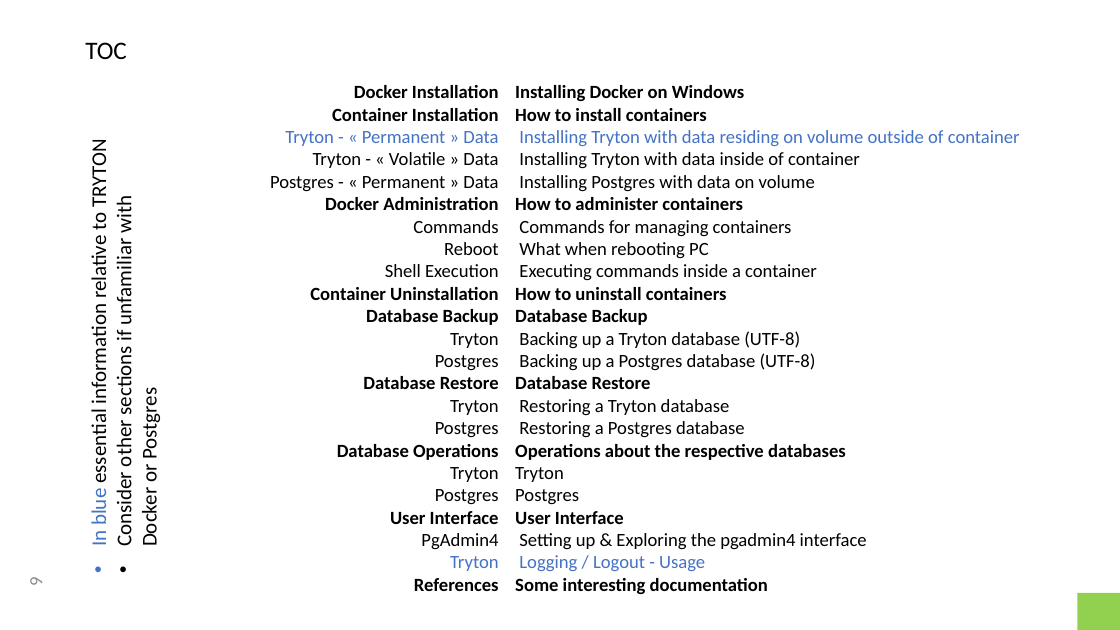
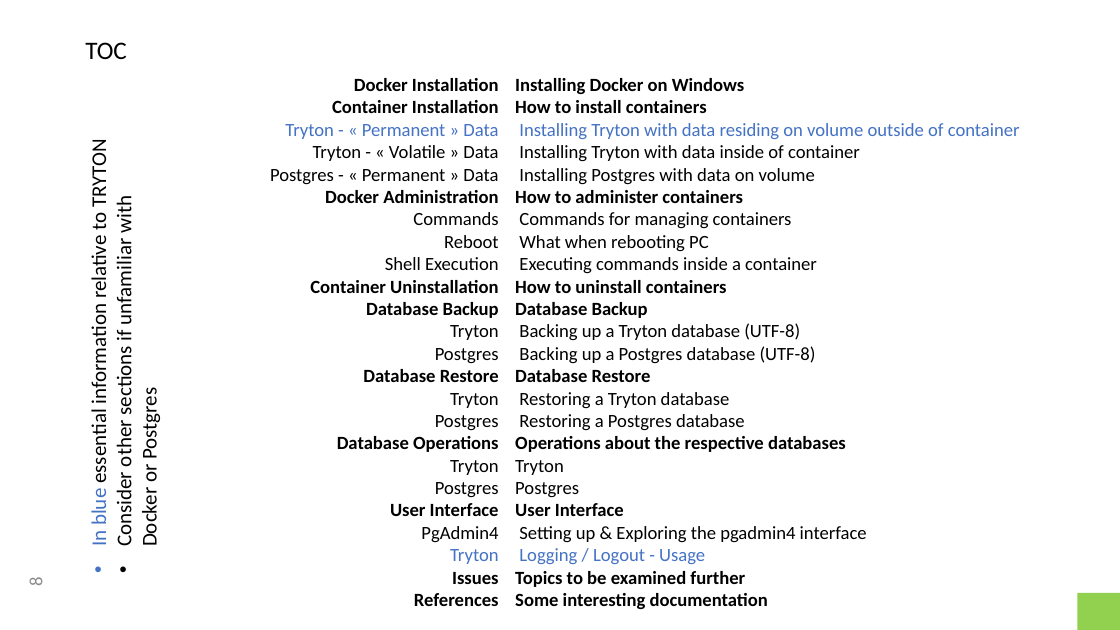
Before and after one commit to clixwise/tryton-by-example, a slide deck: slide 8 of Tryton 5.8 - Doc 00.01 - Installation & administration.pptx (slide 9 before the commit). Drawn at 1120x630 pixels with LibreOffice and Linux fonts; fonts in the diff are those of the drawing. Boxes give left, top, right and bottom in pixels: in the first picture for what was removed or moved away, otherwise in the second. Text is boxed around its words. In the diff, an @@ line names an element or a change of style, - is before the commit and + after.

```diff
--- a/Tryton 5.8 - Doc 00.01 - Installation & administration.pptx
+++ b/Tryton 5.8 - Doc 00.01 - Installation & administration.pptx
@@ text "Docker Installation": place and size @@
-text "Docker Installation" at <box>270,85,499,591</box>
+text "Docker Installation" at <box>270,78,499,606</box>
@@ text "Installing Docker on Windows": place and size @@
-text "Installing Docker on Windows" at <box>515,85,1020,594</box>
+text "Installing Docker on Windows" at <box>515,78,1020,609</box>
@@ page number at <box>25,577,48,585</box>: text changed @@
-9
+8
@@ text at <box>414,572,499,606</box>: text changed @@
-References
+Issues
+References
@@ text at <box>515,571,768,609</box>: text changed @@
-Some interesting documentation
+Topics to be examined further
+Some interesting documentation
```
Also in this commit, not shown: 1 other slide changed, 1 slide added, 1 other file.
